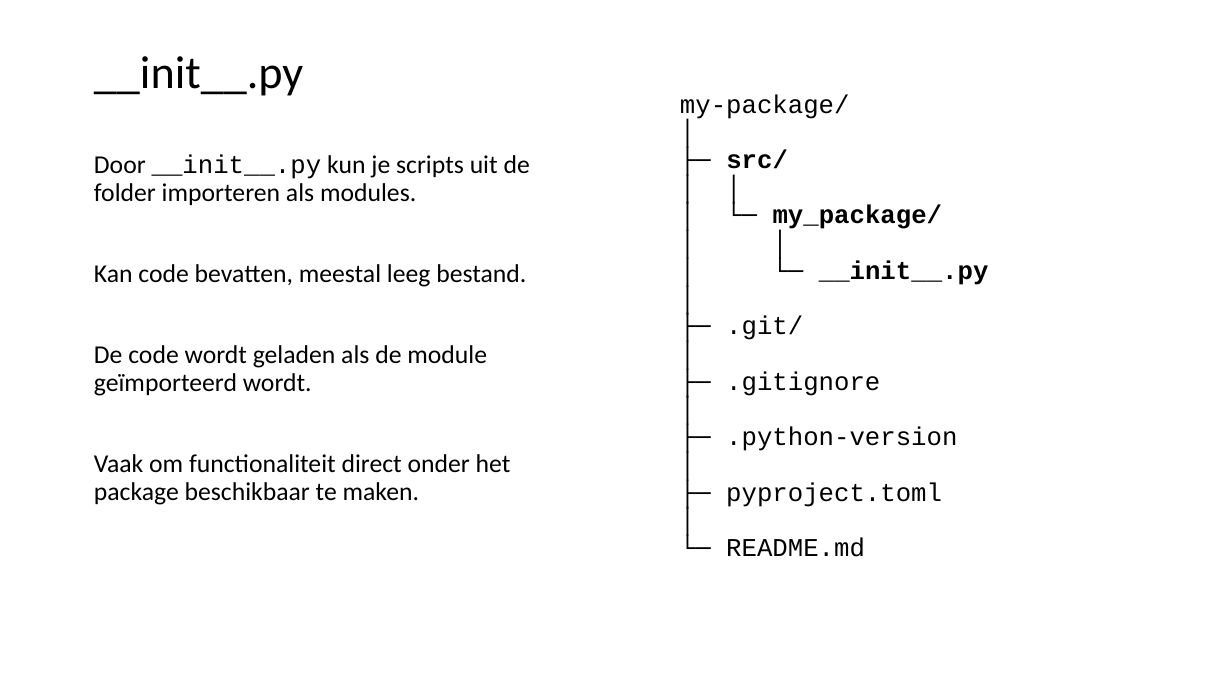
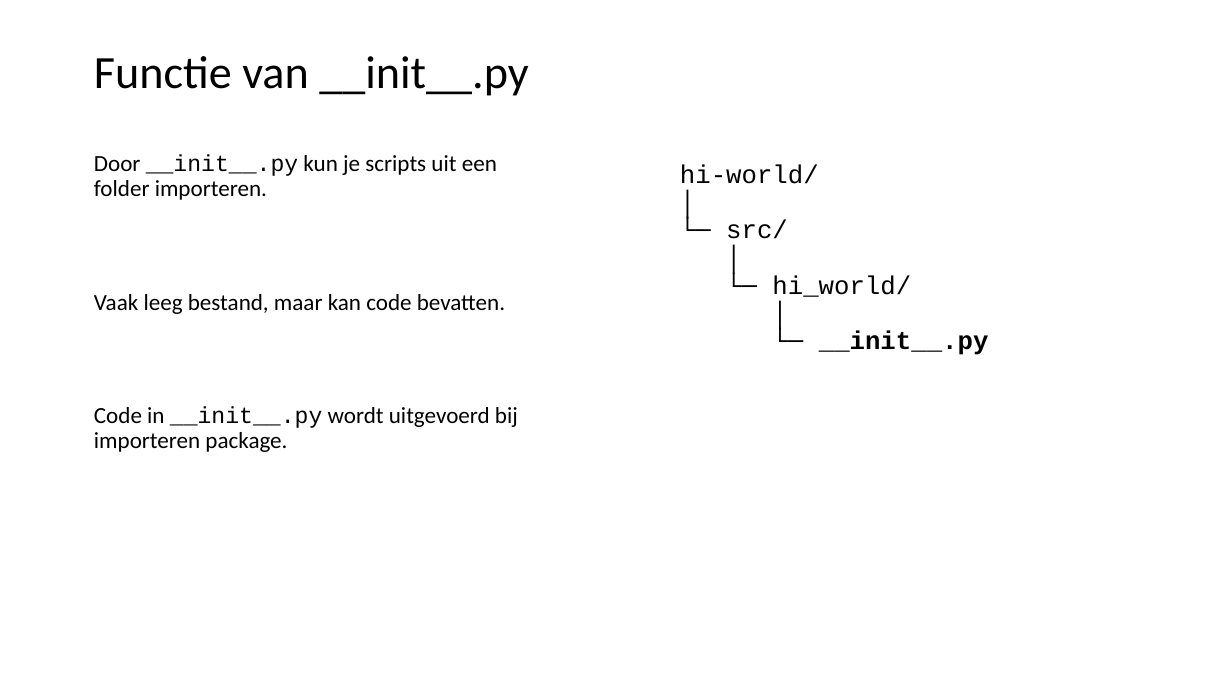
Before and after one commit to LFKoning/knowledge-sharing, a slide deck: slide 40 of python_course_4p/1_venv_package/1_venv_package.pptx (slide 34 before the commit). Drawn at 1232x693 pixels with LibreOffice and Linux fonts; fonts in the diff are those of the drawing. Boxes give left, top, right and bottom in pixels: in the first picture for what was removed or moved away, otherwise in the second. Text is boxed around its words. In the diff, an @@ line names an element or a change of style, - is before the commit and + after.

Commit message:
Update Python 4P part 1 and 4

```diff
--- a/python_course_4p/1_venv_package/1_venv_package.pptx
+++ b/python_course_4p/1_venv_package/1_venv_package.pptx
@@ title at <box>94,56,528,96</box>: text changed @@
-__init__.py
+Functie van __init__.py
@@ text at <box>94,155,518,452</box>: text changed; size 20 to 18 pt @@
-Door __init__.py kun je scripts uit de folder importeren als modules.
-Kan code bevatten, meestal leeg bestand.
-De code wordt geladen als de module geïmporteerd wordt.
-Vaak om functionaliteit direct onder het package beschikbaar te maken.
+Door __init__.py kun je scripts uit een folder importeren.
+Vaak leeg bestand, maar kan code bevatten.
+Code in __init__.py wordt uitgevoerd bij importeren package.
@@ text "hi-world/": place and size @@
-text "hi-world/" at <box>680,94,989,557</box>
+text "hi-world/" at <box>680,164,989,355</box>
@@ text at <box>680,164,819,191</box>: text changed @@
-my-package/
+hi-world/
@@ text at <box>726,220,788,247</box>: text changed; bold off @@
-├─ src/
-│ │
-│ └─ my_package/
-│ │
-│ └─ __init__.py
+└─ src/
@@ text at <box>772,275,911,302</box>: text changed @@
-├─ .git/
+└─ hi_world/
@@ text at <box>819,330,989,355</box>: text changed; bold on @@
-├─ .gitignore
-│
-├─ .python-version
-│
-├─ pyproject.toml
-│
-└─ README.md
+└─ __init__.py
```
Also in this commit, not shown: 38 other slides changed, 7 slides added, 3 slides removed, 5 other files.
